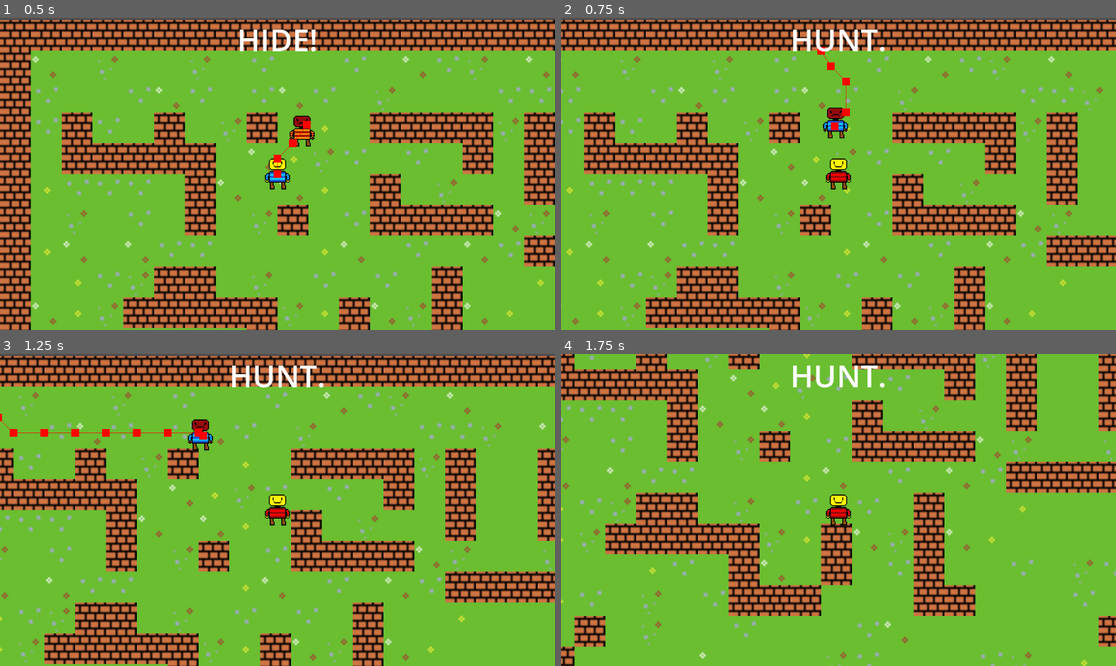
Above: before the commit, frames 1-4 (two rows, left to right).
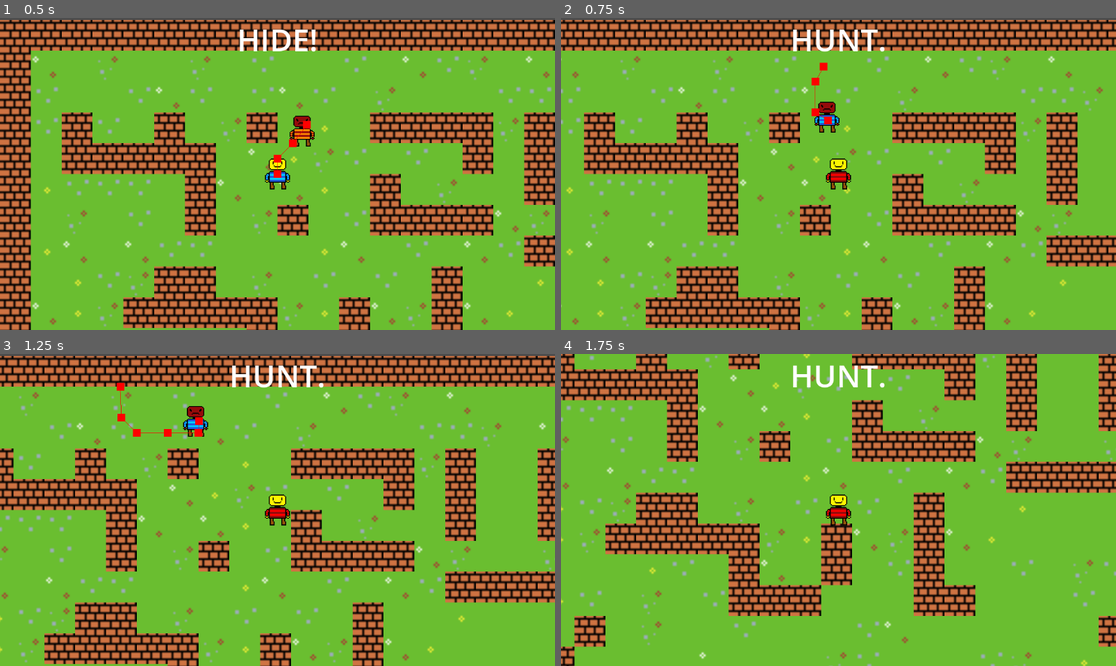
Above: after the commit, the same moments.

Repository: LegoMaster7001/fargo-game-jam-2025
Game: Godot game, scene res://Scenes/Game.tscn
The game is run twice, just before and just after one commit, with the same random seed, the same clock (stepped at 60 frames per second) and the same inputs.
Inputs:
- Up to frame 1 (0.5 s): no input
- Up to frame 2 (0.75 s): hold Right (ui_right) from 0.53 s (still down); hold Space (call_groundies) from 0.53 s (still down)
- Up to frame 3 (1.25 s): keep holding Right (ui_right); keep holding Space (call_groundies)
- Up to frame 4 (1.75 s): release Right (ui_right) at 1.28 s; release Space (call_groundies) at 1.28 s; hold Down (ui_down) from 1.28 s (still down); tap E at 1.35 s

Frame 1 is identical in both runs. In frame 2, 0.7% of the frame differs, in the area x 45-53%, y 9-39%; in frame 3, 0.7%, in the area x 0-39%, y 9-31%; in frame 4, nothing differs.

Commit message:
Update enemy.gd

Diff:
--- a/Scripts/enemy.gd
+++ b/Scripts/enemy.gd
@@ -27,7 +27,7 @@
 func makepath():
 	nav_agent.target_position = player.global_position
 	if (Global.hunted):
-		nav_agent.target_position = -self.to_local(player.global_position)
+		nav_agent.target_position = to_global(-self.to_local(player.global_position))
 
 func _on_role_changed(hunted: bool) -> void:
 	makepath()
